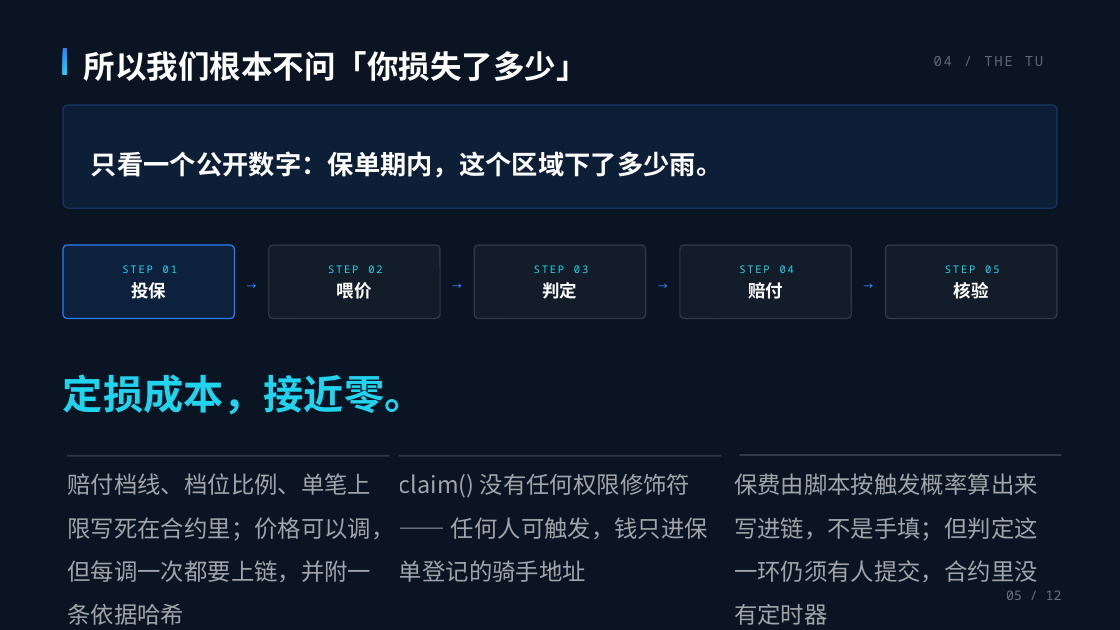
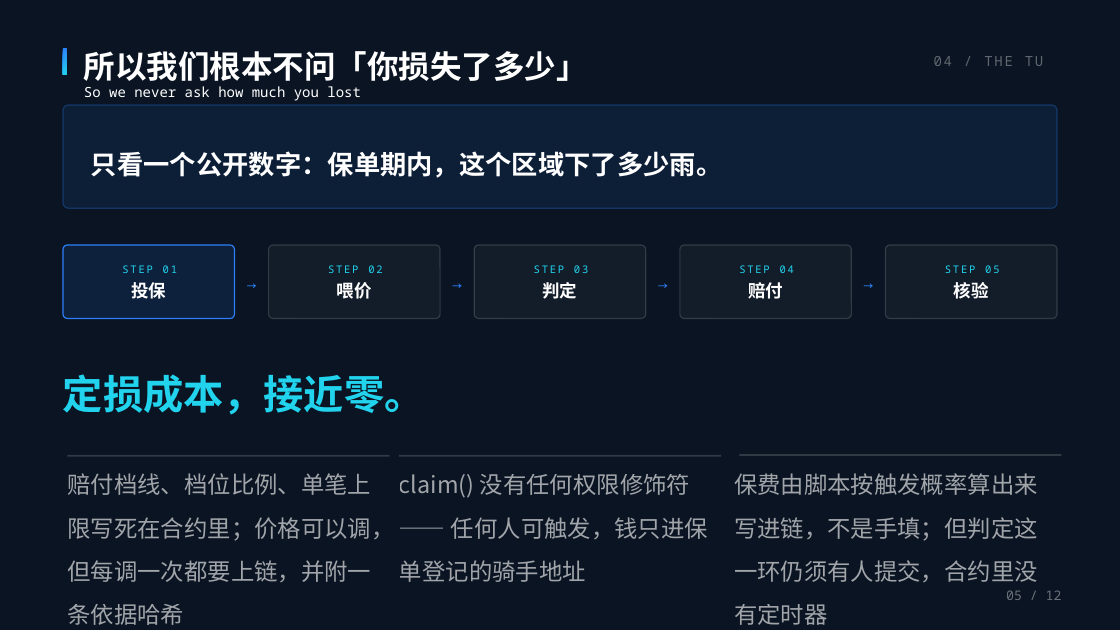
Before and after one commit to juice-butterfly/rainproof, a slide deck: slide 5 of 提交材料/雨证-路演PPT-叙事版-修订5.pptx. Drawn at 1120x630 pixels with LibreOffice and Linux fonts; fonts in the diff are those of the drawing. Boxes give left, top, right and bottom in pixels: in the first picture for what was removed or moved away, otherwise in the second. Text is boxed around its words. In the diff, an @@ line names an element or a change of style, - is before the commit and + after.

```diff
--- a/提交材料/雨证-路演PPT-叙事版-修订5.pptx
+++ b/提交材料/雨证-路演PPT-叙事版-修订5.pptx
@@ text added at (84, 86, 361, 101), 12 pt, text #FFFFFF @@
+So we never ask how much you lost
```
Also in this commit, not shown: 12 other slides changed, 9 other files.
